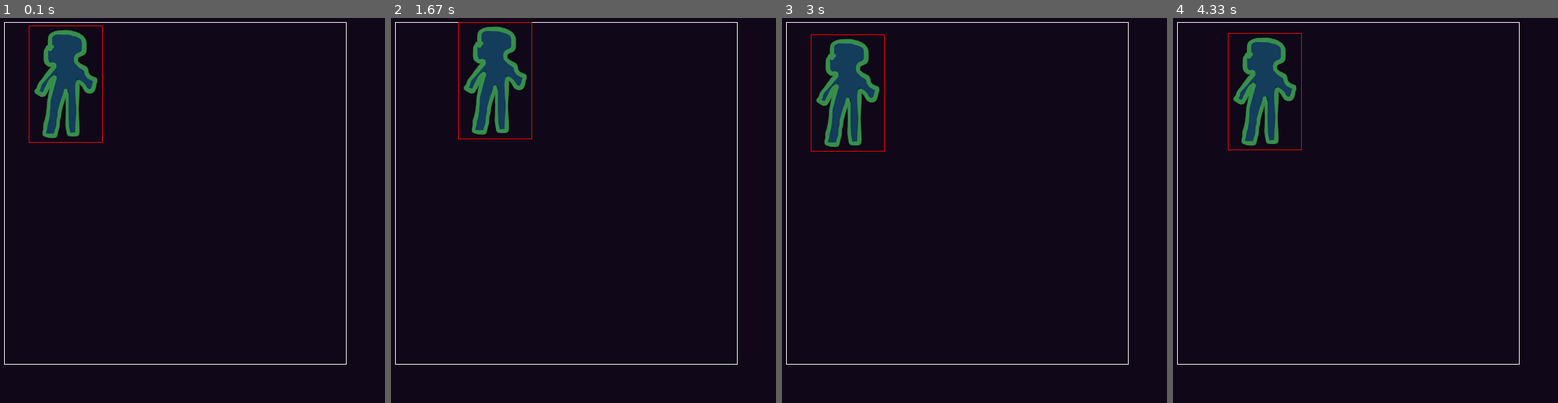
Above: before the commit, frames 1-4 (left to right).
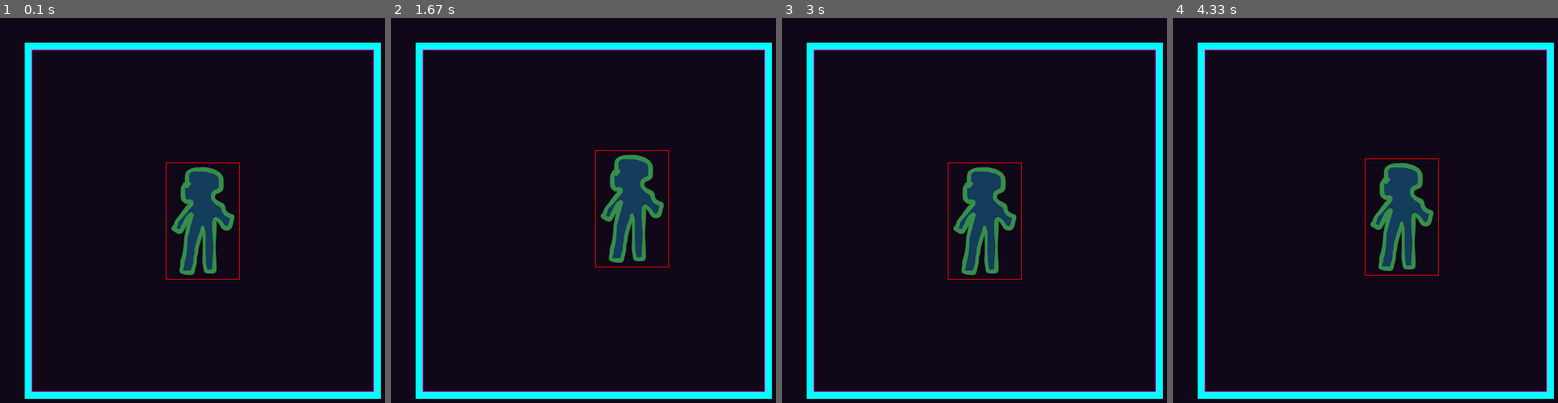
Above: after the commit, the same moments.

Repository: emmanuelvende/pygame-recipes
Game: pygame game, started from move_into_bounds.py
The game is run twice, just before and just after one commit, with the same random seed, the same clock (stepped at 60 frames per second) and the same inputs.
Inputs:
- Up to frame 1 (0.1 s): no input
- Up to frame 2 (1.67 s): hold Right 0.33-0.8 s; hold Up 0.83-1.13 s; hold Right 1.17-1.63 s
- Up to frame 3 (3 s): hold Left 1.67-2.2 s; hold Down 2.23-2.53 s; hold Left 2.57-2.97 s
- Up to frame 4 (4.33 s): hold Up 3-3.37 s; hold Right 3.4-4.03 s; hold Down from 4.07 s (still down)

The runs differ from the first frame. In frame 1, 13% of the frame differs, in the area x 1-99%, y 1-99%; in frame 2, 13%; in frame 3, 13%; in frame 4, 13%.

Commit message:
Moving into bounds: offsets can be negative

Diff:
--- a/morepygame/entity.py
+++ b/morepygame/entity.py
@@ -31,8 +31,6 @@
         """
         x_offset and y_offset shall be positive
         """
-        if x_offset < 0 or y_offset < 0:
-            raise ArithmeticError("x_offset and y_offset cannot be negative")
         if self.surface:
             w, h = self.surface.get_width(), self.surface.get_height()
             lefttop = self._display_pos
--- a/move_into_bounds.py
+++ b/move_into_bounds.py
@@ -12,19 +12,19 @@
 screen = pygame.display.set_mode((W, H))
 clock = pygame.time.Clock()
 
+ground_rect = pygame.Rect((40, 40), (520, 520))
+inner_rect = pygame.Rect((50, 50), (500, 500))
 
 player = morepygame.Entity((50, 50))
 player.apply_image("hero.png", colorkey=COLOR_KEY)
-player.pos = 100, 100
-
-print("helo")
+player.pos = inner_rect.center
 
 running = True
 while running:
     screen.fill(BG_COLOR)
 
-    ground_rect = pygame.Rect((10, 10), (500, 500))
-    pygame.draw.rect(screen, (255, 255, 255), ground_rect, width=1)
+    pygame.draw.rect(screen, (0, 255, 255), ground_rect, width=10)
+    pygame.draw.rect(screen, (255, 0, 255), inner_rect, width=1)
 
     for event in pygame.event.get():
         if event.type == pygame.QUIT:
@@ -48,13 +48,13 @@
     pos += Vec(dx, dy)
     player.pos = pos
 
-    player.stays_into_bounds(ground_rect)
+    player.stays_into_bounds(inner_rect, x_offset=-10, y_offset=4)
 
     player.display_on_surface(screen)
     rect = pygame.Rect(
         player._display_pos,
         (player.surface.get_rect().width, player.surface.get_rect().height),
     )
-    pygame.draw.rect(screen, (255, 0, 0),rect, 1)
+    pygame.draw.rect(screen, (255, 0, 0), rect, 1)
 
     pygame.display.flip()
